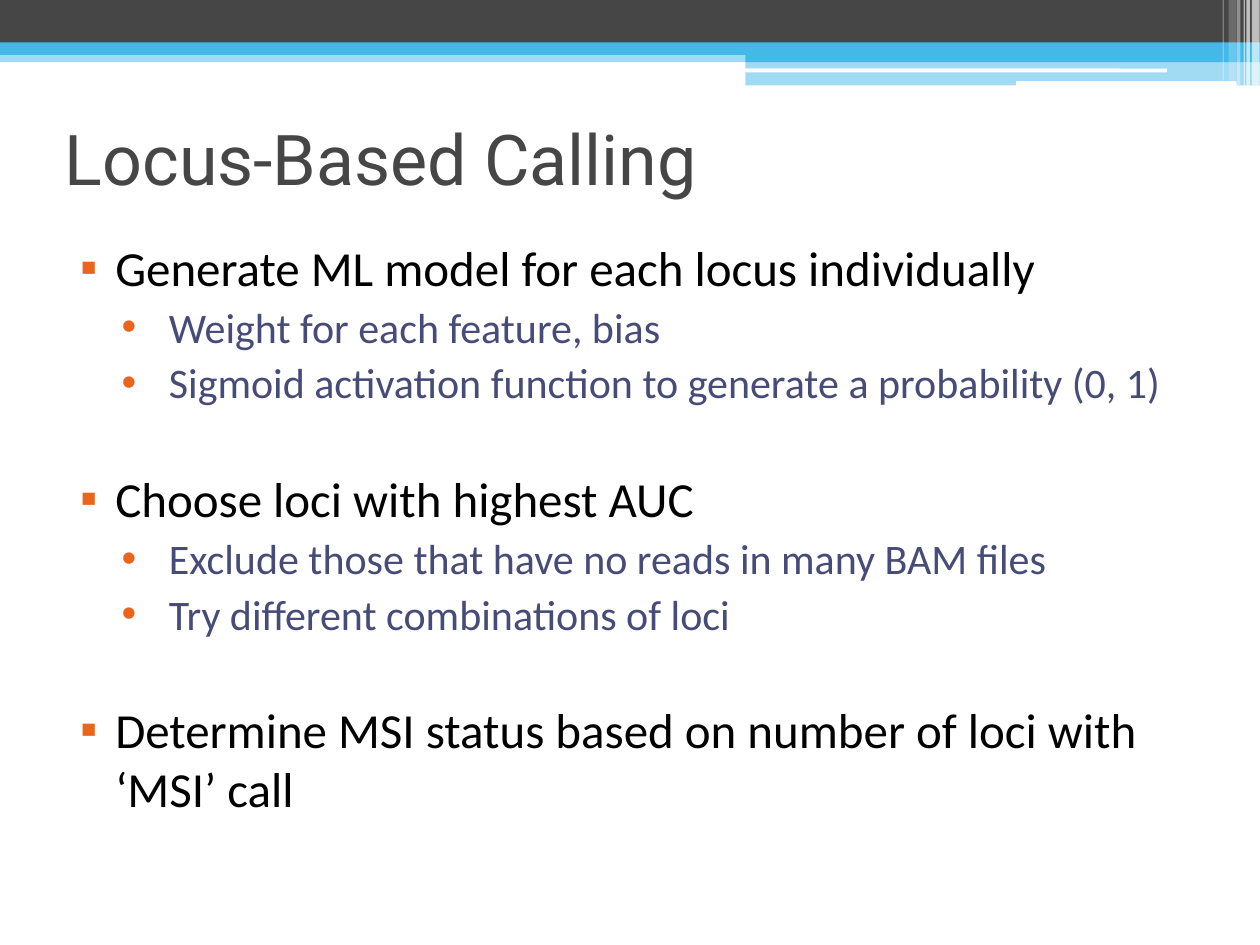
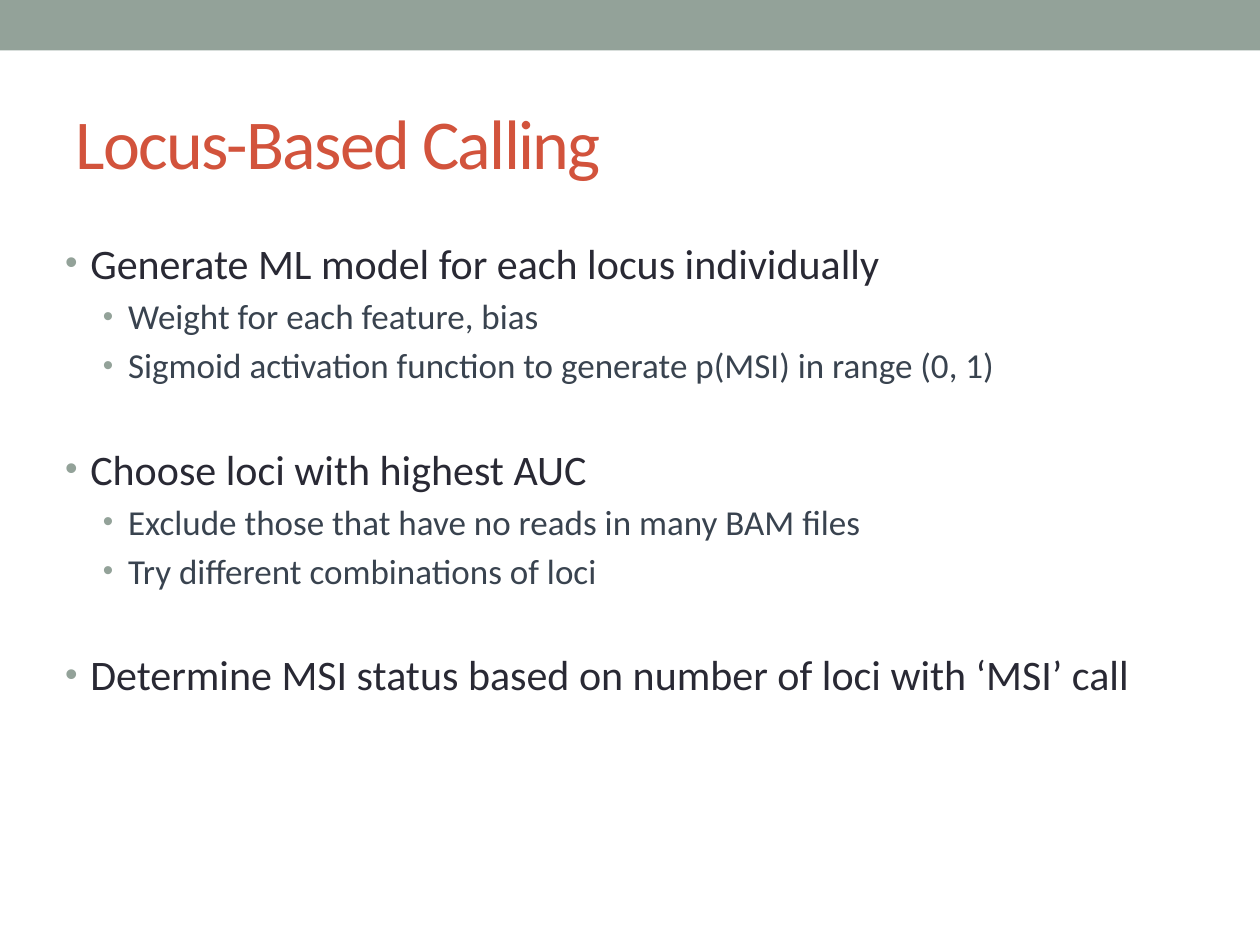
Before and after one commit to lailamargaret/Stanford-2018, a slide deck: slide 17 of MSI Project Presentation.pptx (slide 13 before the commit). Drawn at 1260x945 pixels with LibreOffice and Linux fonts; fonts in the diff are those of the drawing. Boxes give left, top, right and bottom in pixels: in the first picture for what was removed or moved away, otherwise in the second. Text is boxed around its words. In the diff, an @@ line names an element or a change of style, - is before the commit and + after.

```diff
--- a/MSI Project Presentation.pptx
+++ b/MSI Project Presentation.pptx
@@ rectangle: place and size @@
-rectangle at <box>0,0,1260,43</box>
+rectangle at <box>0,0,1260,50</box>
@@ rectangle at <box>0,0,1260,50</box>: fill #464646 to #93A299 @@
@@ rectangle removed at <box>1222,0,1223,81</box> @@
@@ rectangle removed at <box>1228,0,1236,81</box> @@
@@ rectangle removed at <box>1237,0,1241,86</box> @@
@@ rectangle removed at <box>1244,0,1245,86</box> @@
@@ rectangle removed at <box>1246,0,1250,86</box> @@
@@ rectangle removed at <box>1252,0,1260,86</box> @@
@@ rectangle removed at <box>0,50,1260,62</box> @@
@@ rectangle removed at <box>0,43,1260,55</box> @@
@@ rectangle removed at <box>746,49,1260,62</box> @@
@@ title "Locus-Based Calling": place and size @@
-title "Locus-Based Calling" at <box>65,132,696,200</box>
+title "Locus-Based Calling" at <box>76,120,600,181</box>
@@ title "Locus-Based Calling" at <box>76,120,600,181</box>: font Roboto to Calibri, text colour #464646 to #D2533C, letter spacing 0 to -1 pt @@
@@ rounded rectangle removed at <box>745,68,1167,72</box> @@
@@ rectangle removed at <box>746,60,1260,86</box> @@
@@ rounded rectangle removed at <box>1016,81,1236,86</box> @@
@@ text at <box>90,250,1129,691</box>: size 28 to 24 pt, text colour #000000 to #292934 in "Generate ML model for each locus individually", "Choose loci with highest AUC", "Determine MSI status based on number of ..."; size 24 to 20 pt, text colour #474B78 to #394350 in "Weight for each feature, bias", "Exclude those that have no reads in ...", "Try different combinations of loci"; bullet ▪ to •; more space between paragraphs; bullet colour #EB641B to #93A299; indent changed @@
@@ text at <box>128,352,993,384</box>: text changed; size 24 to 20 pt; text colour #474B78 to #394350 @@
-  • Sigmoid activation function to generate a probability (0, 1)
+  • Sigmoid activation function to generate p(MSI) in range (0, 1)
```
Also in this commit, not shown: 23 other slides changed, 10 slides added, 3 slides removed.
